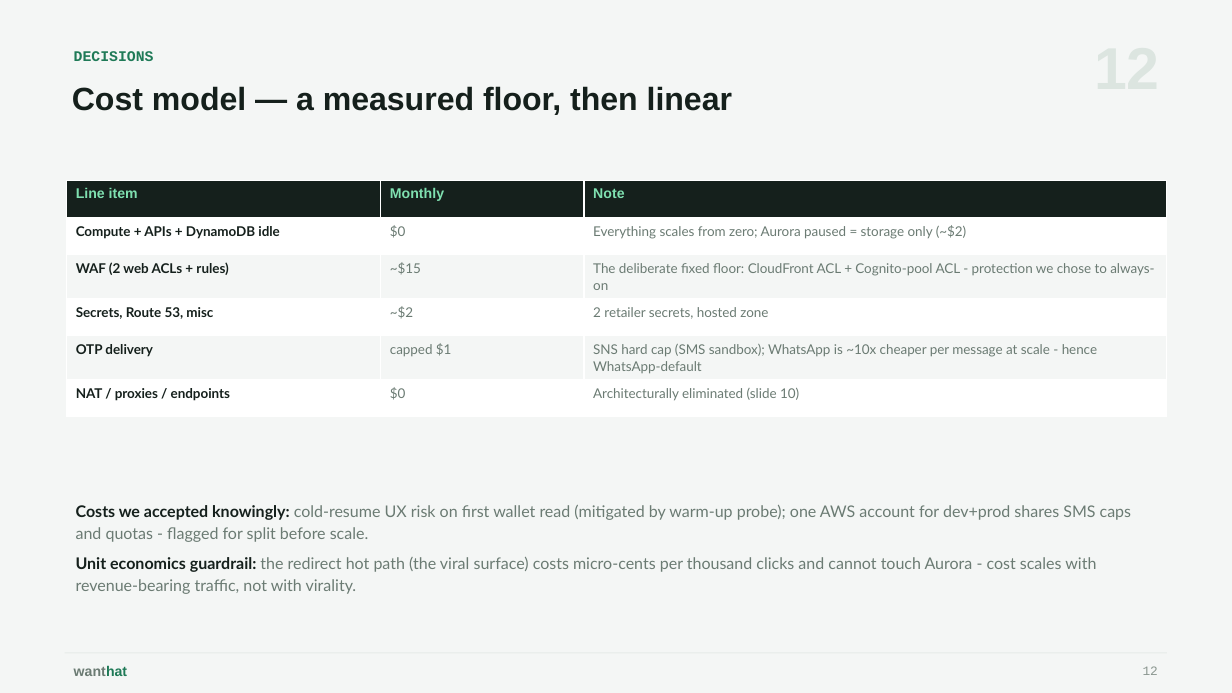
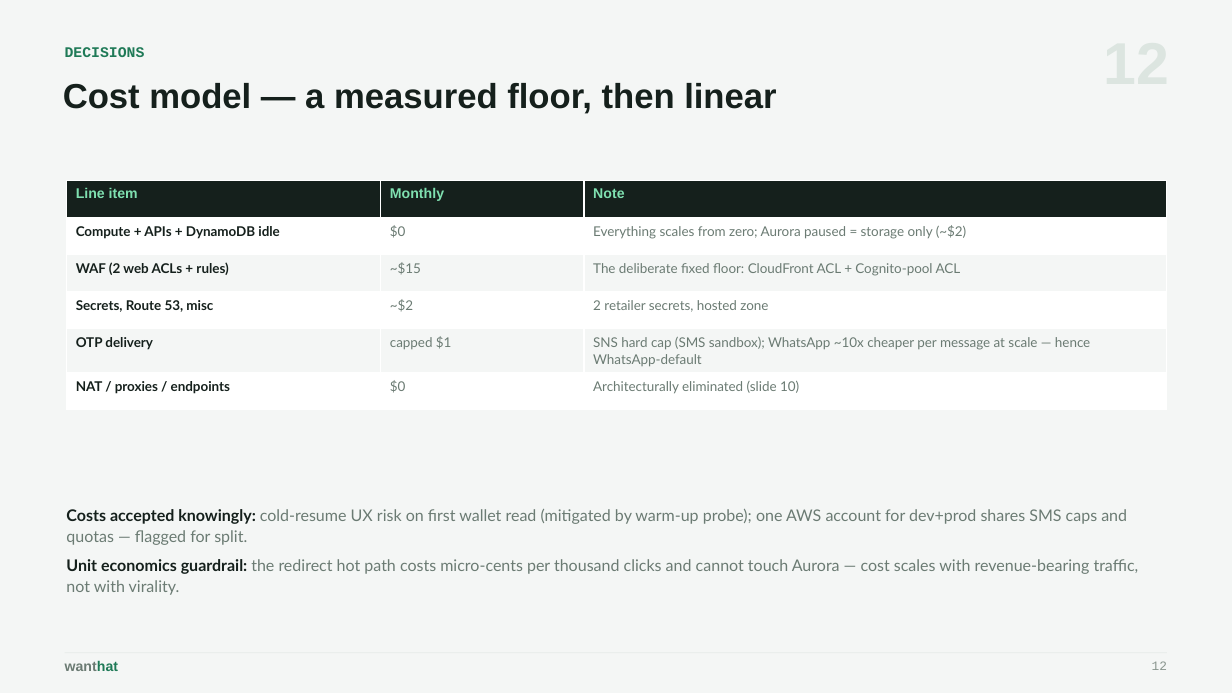
Before and after one commit to wanthat-app/monorepo, a slide deck: slide 12 of slides/wanthat-presentation.pptx. Drawn at 1232x693 pixels with LibreOffice and Linux fonts; fonts in the diff are those of the drawing. Boxes give left, top, right and bottom in pixels: in the first picture for what was removed or moved away, otherwise in the second. Text is boxed around its words. In the diff, an @@ line names an element or a change of style, - is before the commit and + after.

```diff
--- a/slides/wanthat-presentation.pptx
+++ b/slides/wanthat-presentation.pptx
@@ text "Cost model — a measured ..." at (x1=63, y1=83, x2=776, y2=114): size 25 to 27 pt @@
@@ table at (x1=67, y1=180, x2=1166, y2=402) @@
-row 3, column 3: The deliberate fixed floor: CloudFront ACL + Cognito-pool ACL - protection we chose to always-on
+row 3, column 3: The deliberate fixed floor: CloudFront ACL + Cognito-pool ACL
-row 5, column 3: SNS hard cap (SMS sandbox); WhatsApp is ~10x cheaper per message at scale - hence WhatsApp-default
+row 5, column 3: SNS hard cap (SMS sandbox); WhatsApp ~10x cheaper per message at scale — hence WhatsApp-default
@@ text at (x1=66, y1=509, x2=1139, y2=595): text changed @@
-Costs we accepted knowingly: cold-resume UX risk on first wallet read (mitigated by warm-up probe); one AWS account for dev+prod shares SMS caps and quotas - flagged for split before scale.
-Unit economics guardrail: the redirect hot path (the viral surface) costs micro-cents per thousand clicks and cannot touch Aurora - cost scales with revenue-bearing traffic, not with virality.
+Costs accepted knowingly: cold-resume UX risk on first wallet read (mitigated by warm-up probe); one AWS account for dev+prod shares SMS caps and quotas — flagged for split.
+Unit economics guardrail: the redirect hot path costs micro-cents per thousand clicks and cannot touch Aurora — cost scales with revenue-bearing traffic, not with virality.
@@ 3 texts moved together from (x1=74, y1=51, x2=1158, y2=676) to (x1=65, y1=47, x2=1167, y2=671) @@
```
Also in this commit, not shown: 19 other slides changed, 22 other files.
